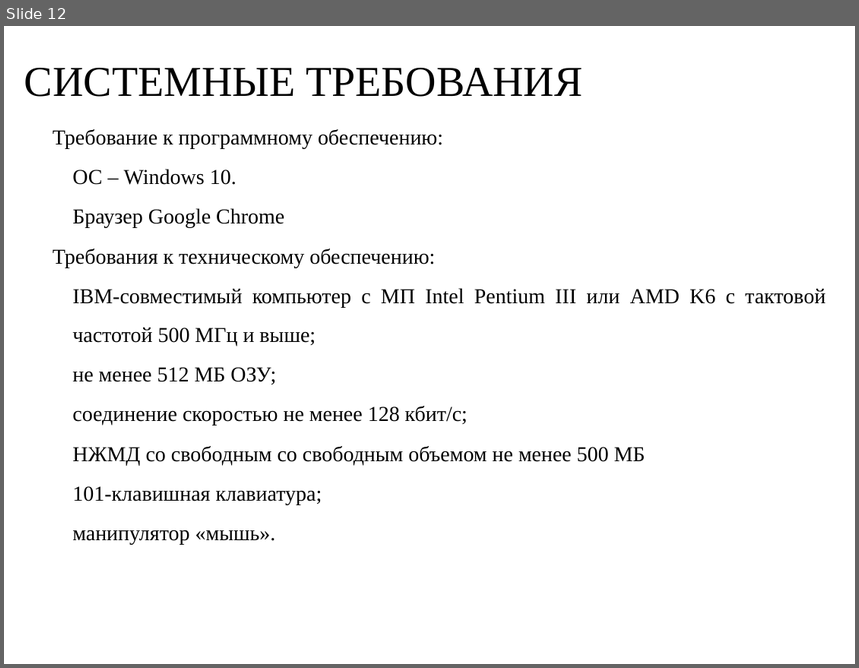
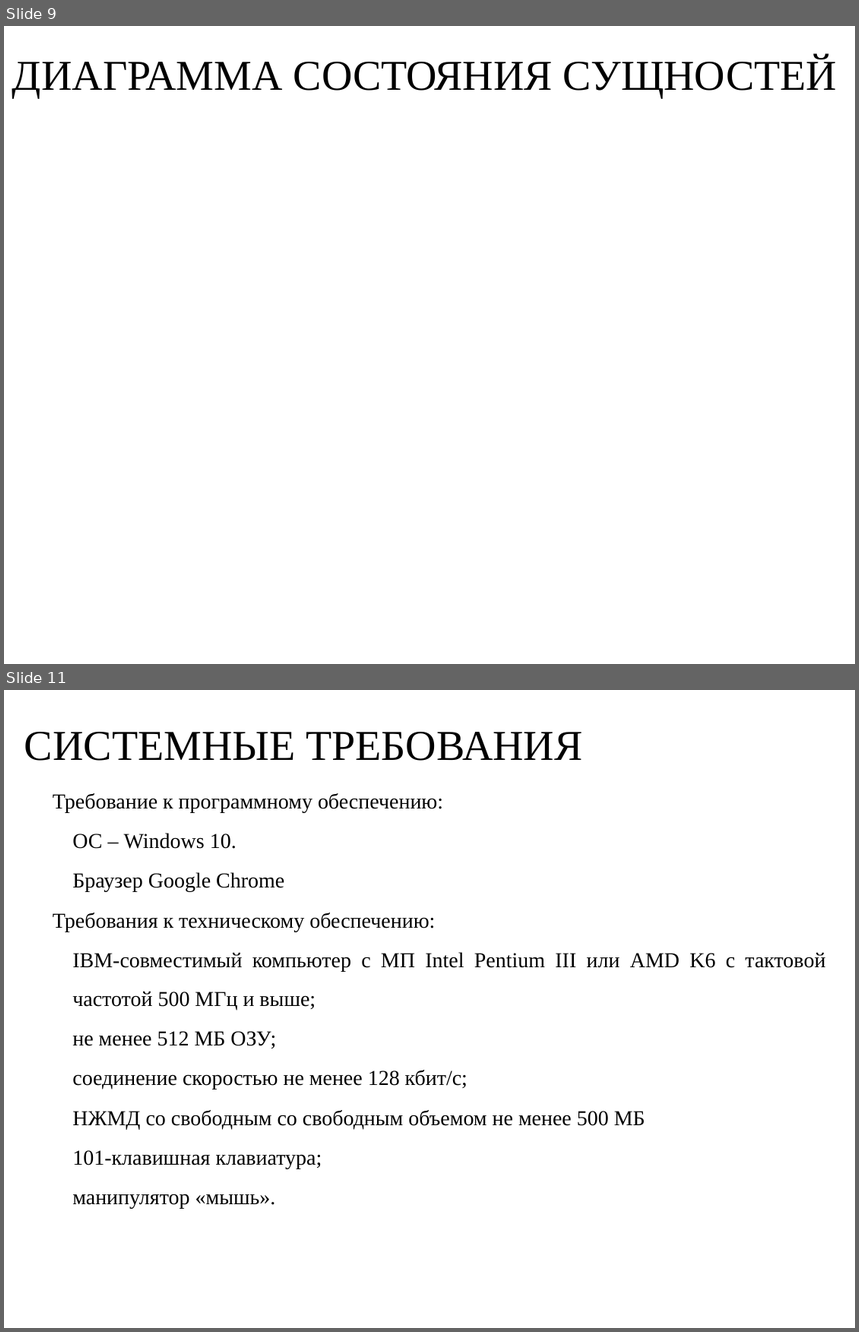
Before and after one commit to RAdKuzur/ASTU, a slide deck: зимняя практика 2023-24/Курсовая презентация Мамлеева.odp. Shown one above the other, each under a label of ours: slide 12 before the commit, slides 9 and 11 after it; the slides between them are not shown. The pictures are 859x668 and 859x1332 pixels, drawn with LibreOffice and Linux fonts; fonts in the diff are those of the drawing; background and template pictures are left out. Boxes give left, top, right and bottom in pixels: in the first picture for what was removed or moved away, otherwise in the second. Text is boxed around its words. In the diff, an @@ line names an element or a change of style, - is before the commit and + after.

```diff
--- a/зимняя практика 2023-24/Курсовая презентация Мамлеева.odp
+++ b/зимняя практика 2023-24/Курсовая презентация Мамлеева.odp
@@ slide 9 added at [4, 26, 855, 664], background picture (left out) @@
@@ text added at [12, 56, 837, 97], 36 pt, text #000000 @@
+ДИАГРАММА СОСТОЯНИЯ СУЩНОСТЕЙ
@@ what was slide 12 is now slide 11 @@
```
Also in this commit, not shown: 5 slides changed, 1 other slide added, 3 slides removed, 1 other file.
